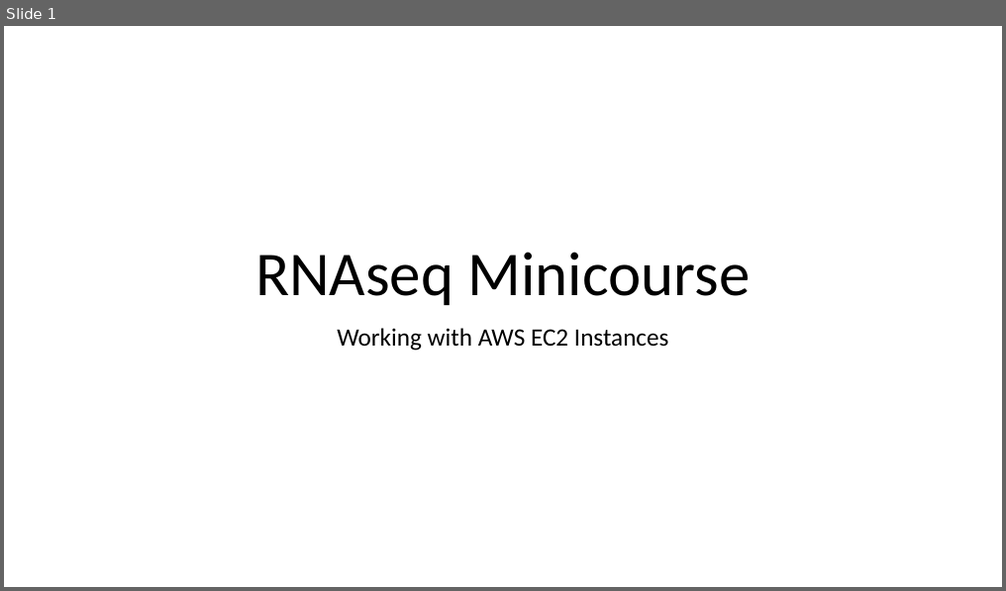
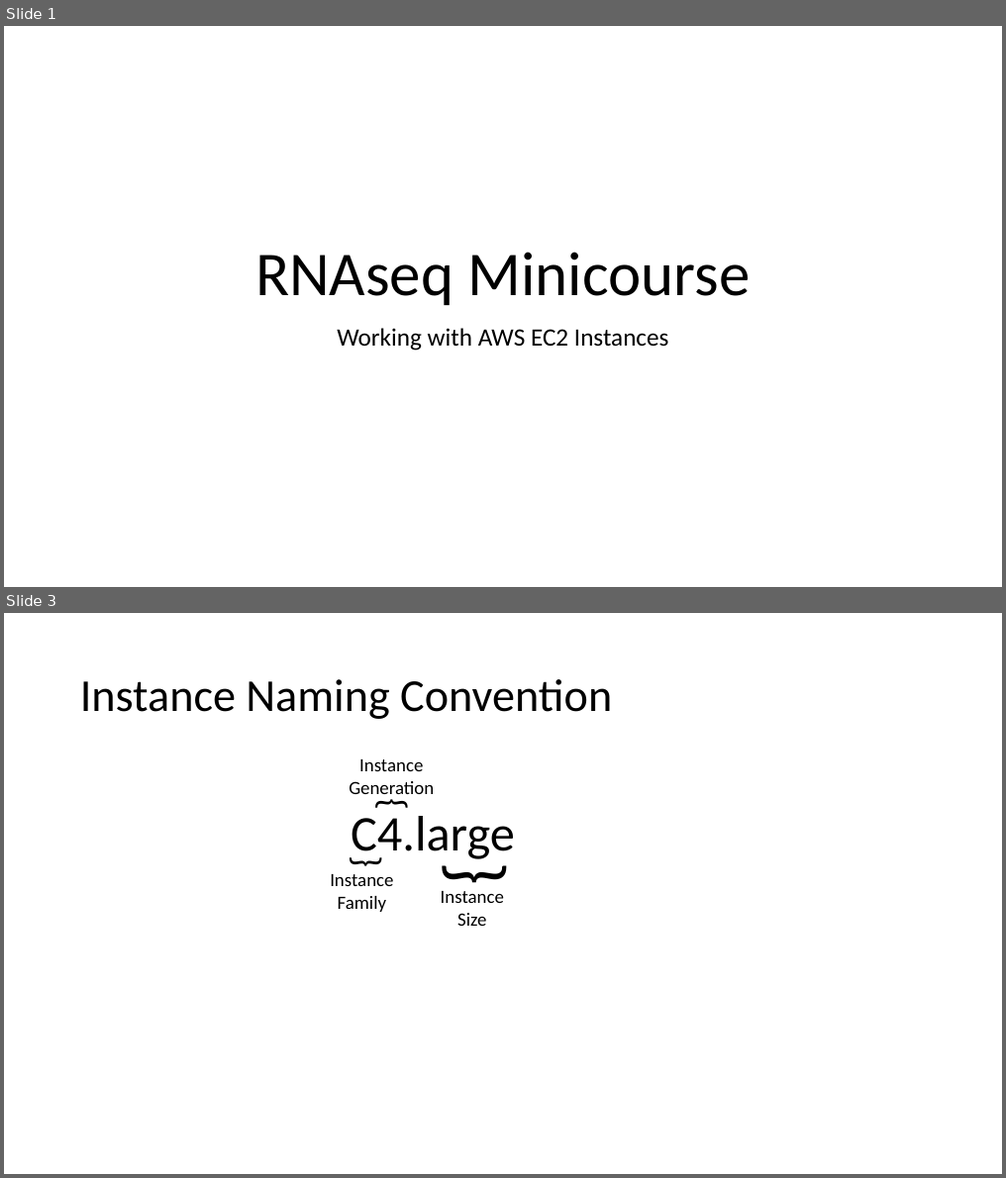
Before and after one commit to tpaape/RNAseq_Miniworkshop, a slide deck: Presentations/Working with AWS EC2 Instances.pptx. Shown one above the other, each under a label of ours: slide 1 before the commit, slides 1 and 3 after it; the slides between them are not shown. The pictures are 1006x591 and 1006x1178 pixels, drawn with LibreOffice and Linux fonts; fonts in the diff are those of the drawing. Boxes give left, top, right and bottom in pixels: in the first picture for what was removed or moved away, otherwise in the second. Text is boxed around its words. In the diff, an @@ line names an element or a change of style, - is before the commit and + after.

```diff
--- a/Presentations/Working with AWS EC2 Instances.pptx
+++ b/Presentations/Working with AWS EC2 Instances.pptx
@@ slide 3 added at <box>4,613,1002,1174</box>, background #FFFFFF @@
@@ title added at <box>80,679,612,719</box>, 44 pt, text #000000 @@
+Instance Naming Convention
@@ text added at <box>349,760,434,794</box>, 18 pt, text #000000 @@
+Instance
+Generation
@@ text added at <box>369,775,422,835</box>, 36 pt, text #000000 @@
+{
@@ text added at <box>350,816,515,862</box>, 48 pt, text #000000 @@
+C4.large
@@ text added at <box>336,832,388,892</box>, 36 pt, text #000000 @@
+{
@@ text added at <box>419,844,517,904</box>, 72 pt, text #000000 @@
+{
@@ text added at <box>330,874,393,912</box>, 18 pt, text #000000 @@
+Instance
+Family
@@ text added at <box>441,891,504,926</box>, 18 pt, text #000000 @@
+Instance
+Size
```
Also in this commit, not shown: 3 other slides added, 1 slide removed, 6 other files.
